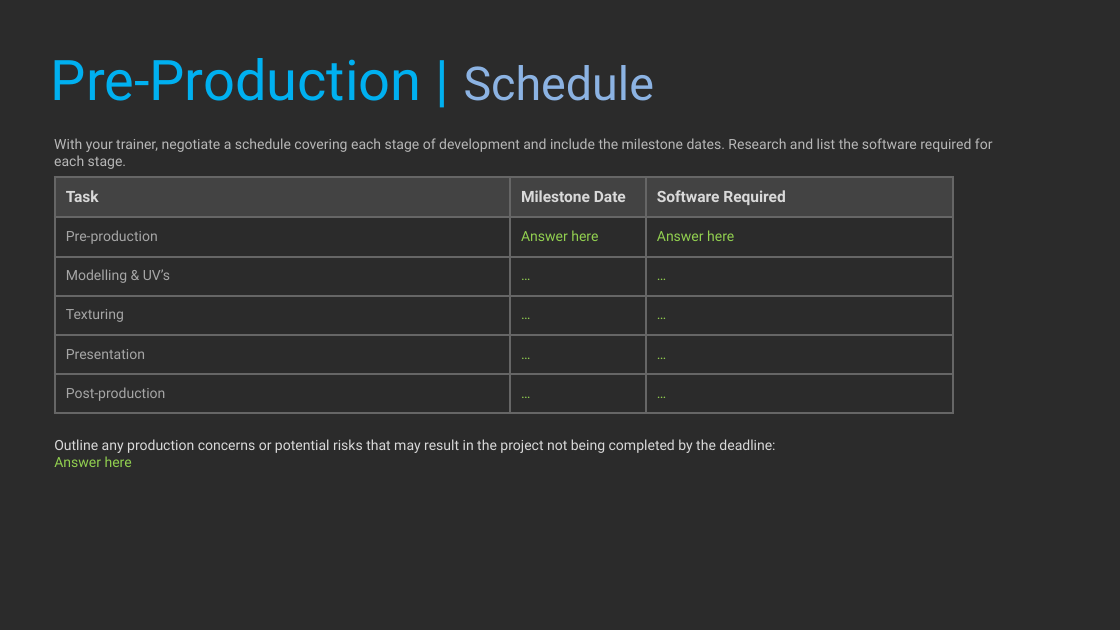
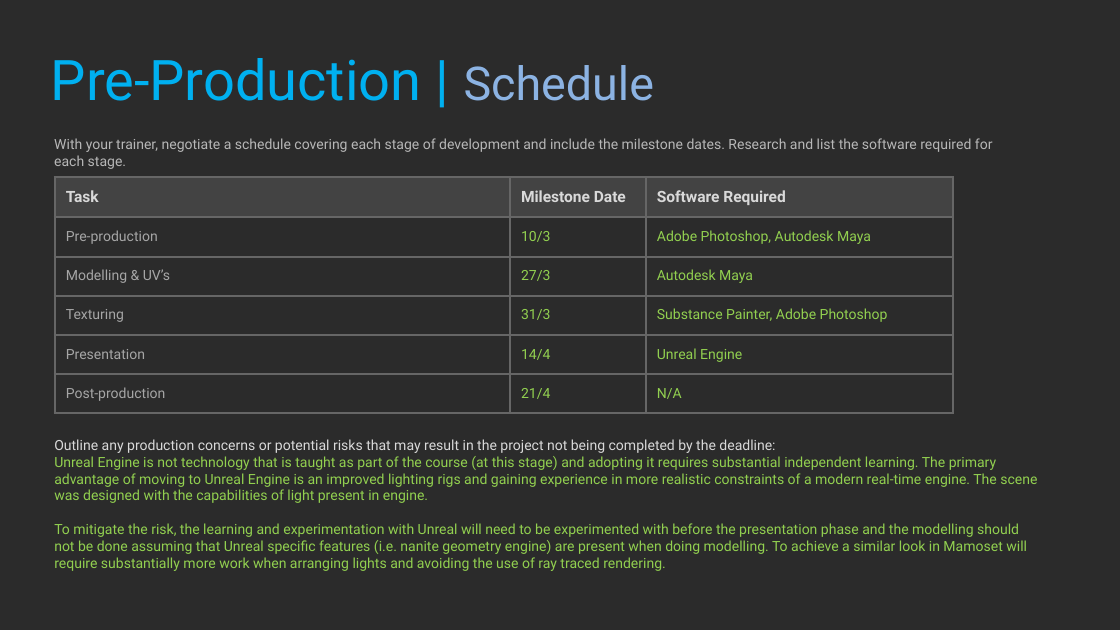
Before and after one commit to realityforge/aie_course, a slide deck: slide 15 of modules/Environment_Pipeline/Assessment/EnvironmentPipeline_PeterDonald/EnvironmentPipeline_Game_PeterDonald.pptx. Drawn at 1120x630 pixels with LibreOffice and Linux fonts; fonts in the diff are those of the drawing; background and template pictures are left out; a plain dark background stands for a picture behind light text. Boxes give left, top, right and bottom in pixels: in the first picture for what was removed or moved away, otherwise in the second. Text is boxed around its words. In the diff, an @@ line names an element or a change of style, - is before the commit and + after.

Commit message:
Add scheduling section

```diff
--- a/modules/Environment_Pipeline/Assessment/EnvironmentPipeline_PeterDonald/EnvironmentPipeline_Game_PeterDonald.pptx
+++ b/modules/Environment_Pipeline/Assessment/EnvironmentPipeline_PeterDonald/EnvironmentPipeline_Game_PeterDonald.pptx
@@ table at bbox=[55, 177, 952, 414] @@
-row 2, column 2: Answer here
+row 2, column 2: 10/3
-row 2, column 3: Answer here
+row 2, column 3: Adobe Photoshop, Autodesk Maya
-row 3, column 2: …
+row 3, column 2: 27/3
-row 3, column 3: …
+row 3, column 3: Autodesk Maya
-row 4, column 2: …
+row 4, column 2: 31/3
-row 4, column 3: …
+row 4, column 3: Substance Painter, Adobe Photoshop
-row 5, column 2: …
+row 5, column 2: 14/4
-row 5, column 3: …
+row 5, column 3: Unreal Engine
-row 6, column 2: …
+row 6, column 2: 21/4
-row 6, column 3: …
+row 6, column 3: N/A
@@ text at bbox=[54, 456, 1037, 571]: text changed @@
-Answer here
+Unreal Engine is not technology that is taught as part of the course (at this stage) and adopting it requires substantial independent learning. The primary advantage of moving to Unreal Engine is an improved lighting rigs and gaining experience in more realistic constraints of a modern real-time engine. The scene was designed with the capabilities of light present in engine.
+To mitigate the risk, the learning and experimentation with Unreal will need to be experimented with before the presentation phase and the modelling should not be done assuming that Unreal specific features (i.e. nanite geometry engine) are present when doing modelling. To achieve a similar look in Mamoset will require substantially more work when arranging lights and avoiding the use of ray traced rendering.
```
